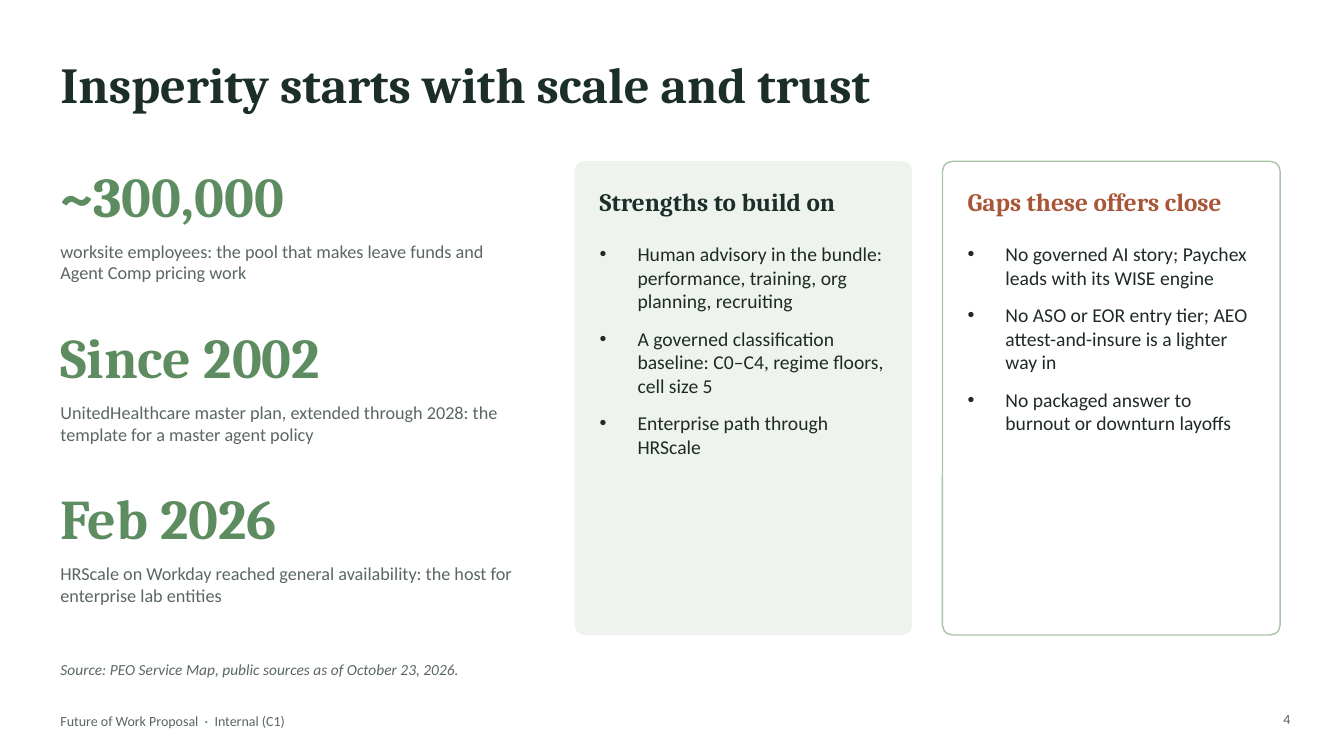
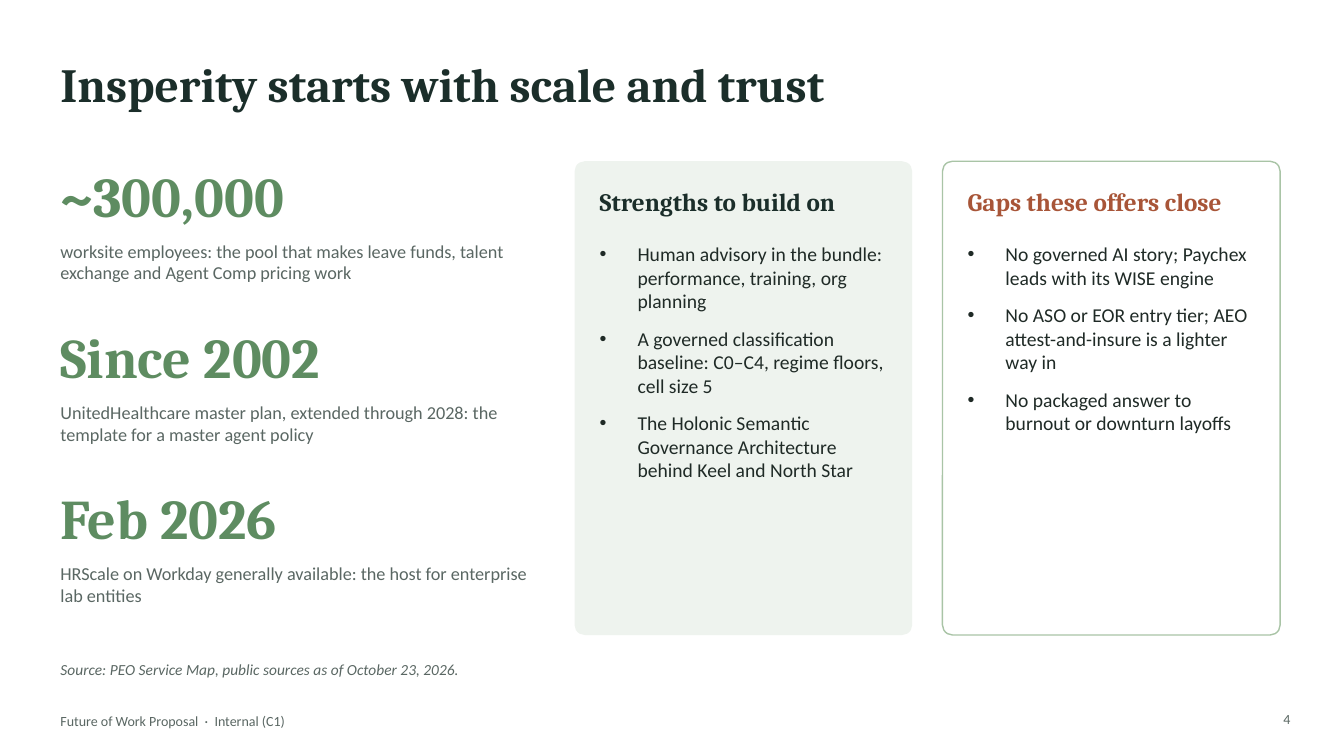
Before and after one commit to jeffw5/PLM-Dashboard, a slide deck: slide 4 of HR Services Provider/The Future of Work/Future-of-Work-Proposal.pptx. Drawn at 1344x756 pixels with LibreOffice and Linux fonts; fonts in the diff are those of the drawing. Boxes give left, top, right and bottom in pixels: in the first picture for what was removed or moved away, otherwise in the second. Text is boxed around its words. In the diff, an @@ line names an element or a change of style, - is before the commit and + after.

```diff
--- a/HR Services Provider/The Future of Work/Future-of-Work-Proposal.pptx
+++ b/HR Services Provider/The Future of Work/Future-of-Work-Proposal.pptx
@@ title "Insperity starts with scale and ..." at box(60, 69, 824, 112): size 36 to 34 pt @@
@@ text at box(60, 245, 503, 282): text changed @@
-worksite employees: the pool that makes leave funds and Agent Comp pricing work
+worksite employees: the pool that makes leave funds, talent exchange and Agent Comp pricing work
@@ text at box(638, 247, 882, 312): text changed @@
-• Human advisory in the bundle: performance, training, org planning, recruiting
+• Human advisory in the bundle: performance, training, org planning
@@ text at box(638, 416, 853, 477): text changed @@
-• Enterprise path through HRScale
+• The Holonic Semantic Governance Architecture behind Keel and North Star
@@ text at box(60, 567, 527, 602): text changed @@
-HRScale on Workday reached general availability: the host for enterprise lab entities
+HRScale on Workday generally available: the host for enterprise lab entities
```
Also in this commit, not shown: 10 other slides changed, 27 slides added, 6 slides removed.
